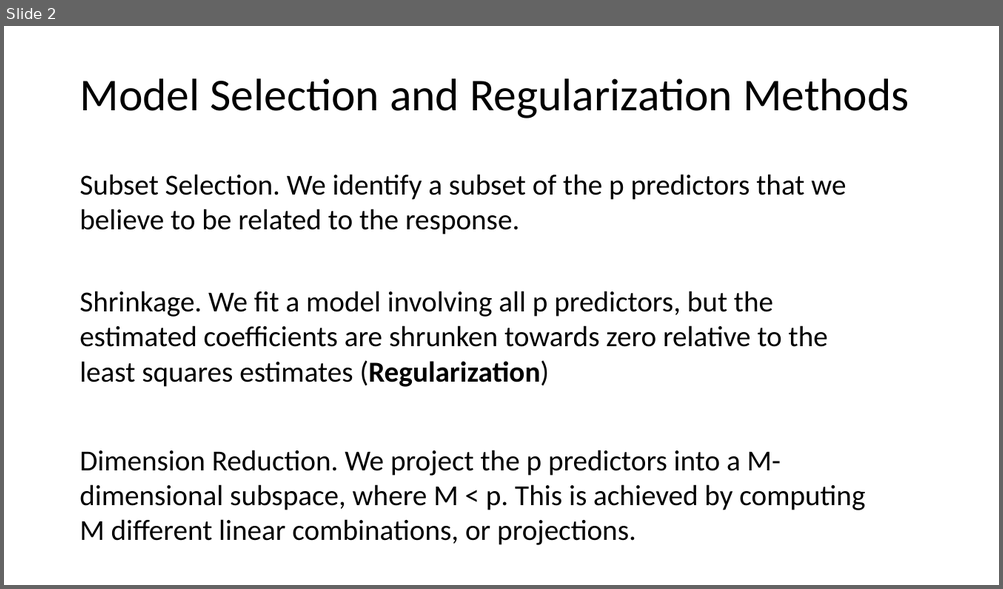
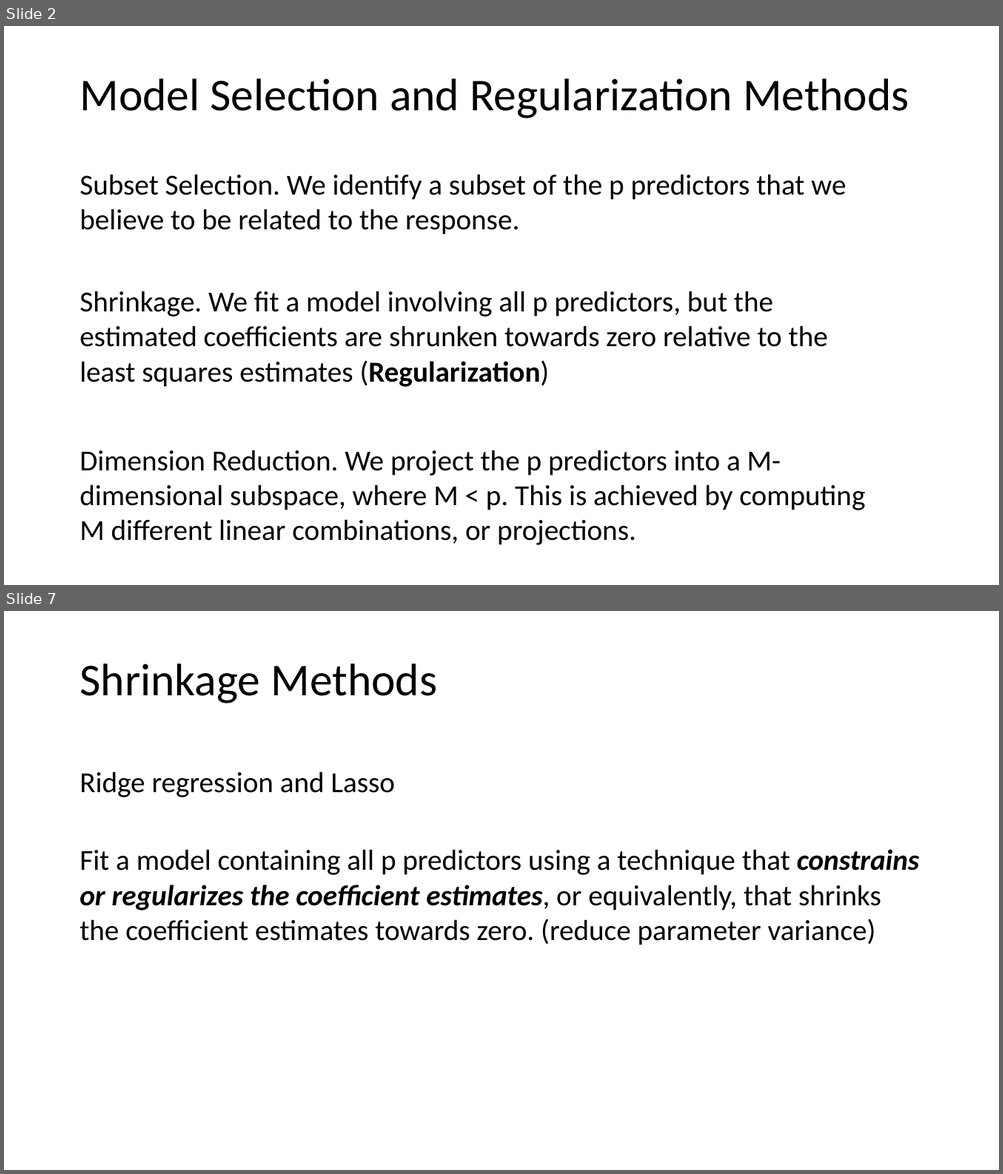
Before and after one commit to tianzheng4/tianzheng4.github.io, a slide deck: _umkc-teaching/slides/Lecture7.pptx. Shown one above the other, each under a label of ours: slide 2 before the commit, slides 2 and 7 after it; the slides between them are not shown. The pictures are 1003x589 and 1003x1174 pixels, drawn with LibreOffice and Linux fonts; fonts in the diff are those of the drawing. Boxes give left, top, right and bottom in pixels: in the first picture for what was removed or moved away, otherwise in the second. Text is boxed around its words. In the diff, an @@ line names an element or a change of style, - is before the commit and + after.

```diff
--- a/_umkc-teaching/slides/Lecture7.pptx
+++ b/_umkc-teaching/slides/Lecture7.pptx
@@ slide 7 added at <box>4,611,999,1170</box>, background #FFFFFF @@
@@ title added at <box>79,664,437,703</box>, 44 pt, text #000000 @@
+Shrinkage Methods
@@ text added at <box>79,772,395,797</box>, 28 pt, text #000000 @@
+Ridge regression and Lasso
@@ text added at <box>79,849,919,945</box>, 28 pt, text #000000 @@
+Fit a model containing all p predictors using a technique that constrains or regularizes the coefficient estimates, or equivalently, that shrinks the coefficient estimates towards zero. (reduce parameter variance)
```
Also in this commit, not shown: 1 slide changed, 17 other slides added, 1 slide removed, 2 other files.
